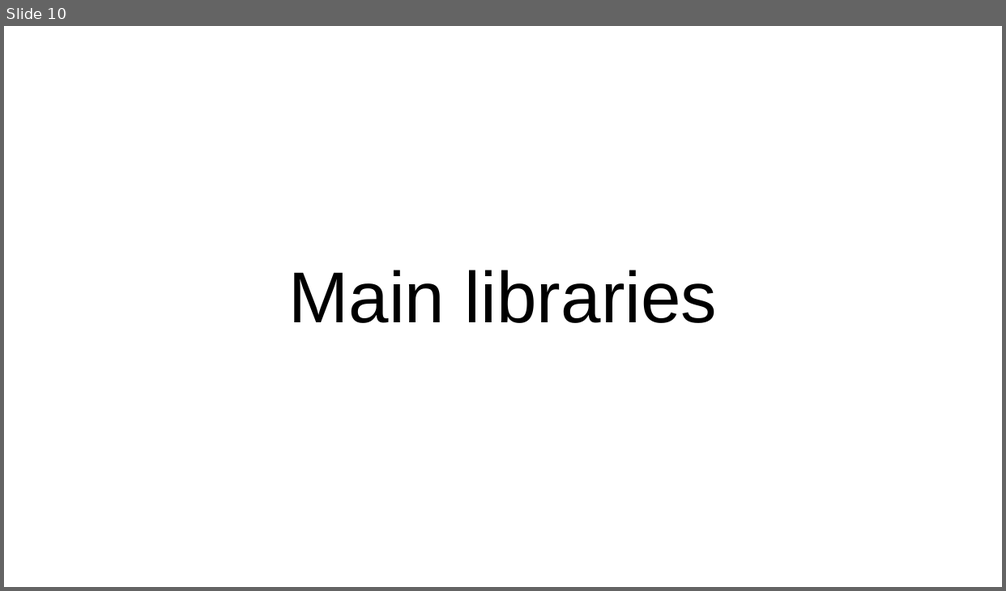
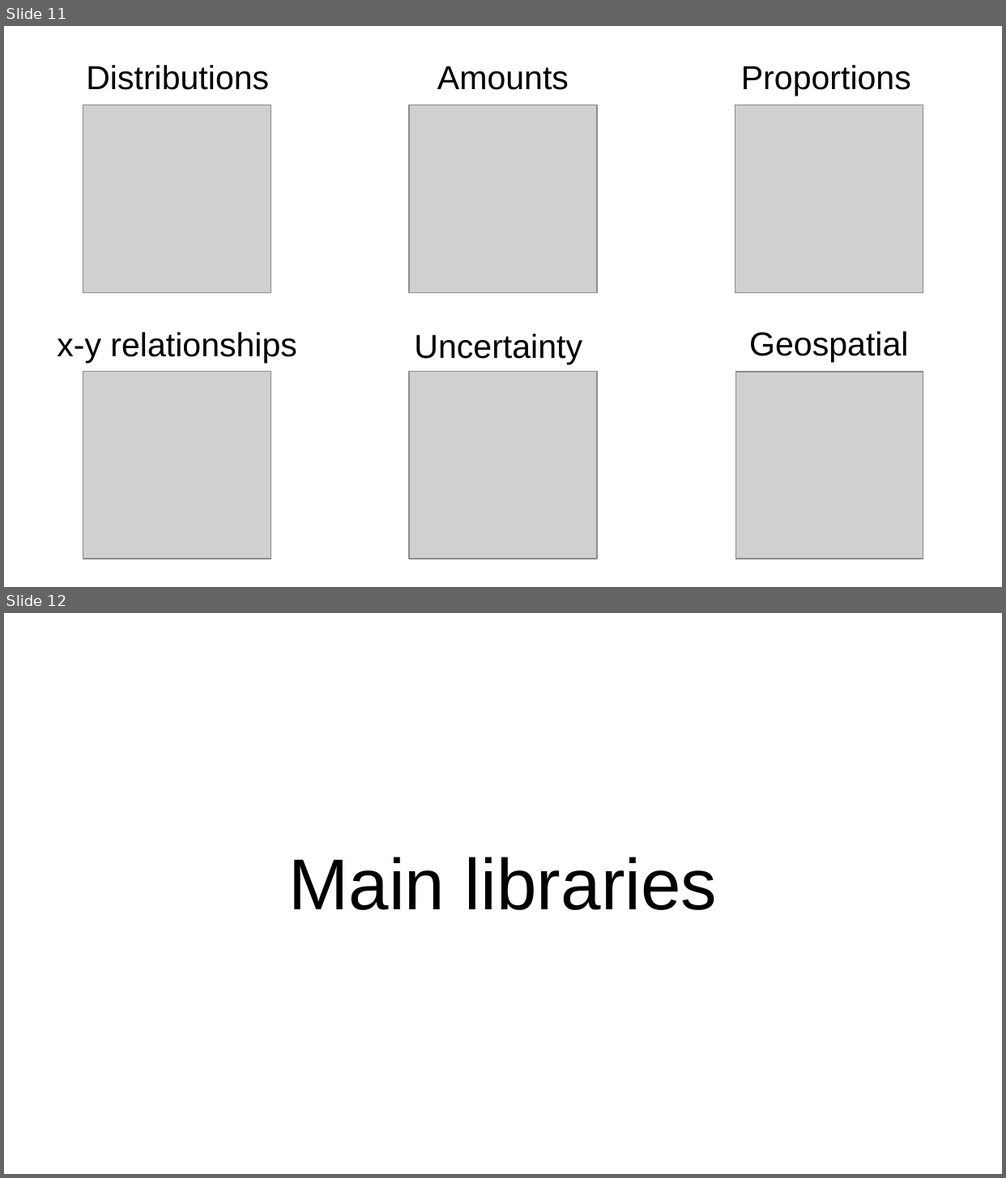
Before and after one commit to OgrodowskiJedrzej/Intro-To-Data-Science-Notebooks, a slide deck: Data Visualization pt. 1/Data Visualization pt. 1.pptx. Shown one above the other, each under a label of ours: slide 10 before the commit, slides 11 and 12 after it. The pictures are 1006x591 and 1006x1178 pixels, drawn with LibreOffice and Linux fonts; fonts in the diff are those of the drawing; grey boxes stand for pictures. Boxes give left, top, right and bottom in pixels: in the first picture for what was removed or moved away, otherwise in the second. Text is boxed around its words. In the diff, an @@ line names an element or a change of style, - is before the commit and + after.

```diff
--- a/Data Visualization pt. 1/Data Visualization pt. 1.pptx
+++ b/Data Visualization pt. 1/Data Visualization pt. 1.pptx
@@ slide 11 added at bbox=[4, 26, 1002, 587], background #FFFFFF @@
@@ text added at bbox=[86, 65, 269, 90], 24 pt, text #000000 @@
+Distributions
@@ text added at bbox=[437, 66, 569, 90], 24 pt, text #000000 @@
+Amounts
@@ text added at bbox=[741, 65, 911, 96], 24 pt, text #000000 @@
+Proportions
@@ picture added at bbox=[83, 105, 270, 292] @@
@@ picture added at bbox=[409, 105, 597, 292] @@
@@ picture added at bbox=[735, 105, 922, 292] @@
@@ text added at bbox=[57, 332, 296, 363], 24 pt, text #000000 @@
+x-y relationships
@@ text added at bbox=[414, 334, 582, 365], 24 pt, text #000000 @@
+Uncertainty
@@ text added at bbox=[749, 331, 908, 362], 24 pt, text #000000 @@
+Geospatial
@@ picture added at bbox=[83, 371, 270, 559] @@
@@ picture added at bbox=[409, 371, 597, 559] @@
@@ picture added at bbox=[735, 373, 923, 560] @@
@@ what was slide 10 is now slide 12 @@
```
Also in this commit, not shown: 1 other slide added, 1 other file.
